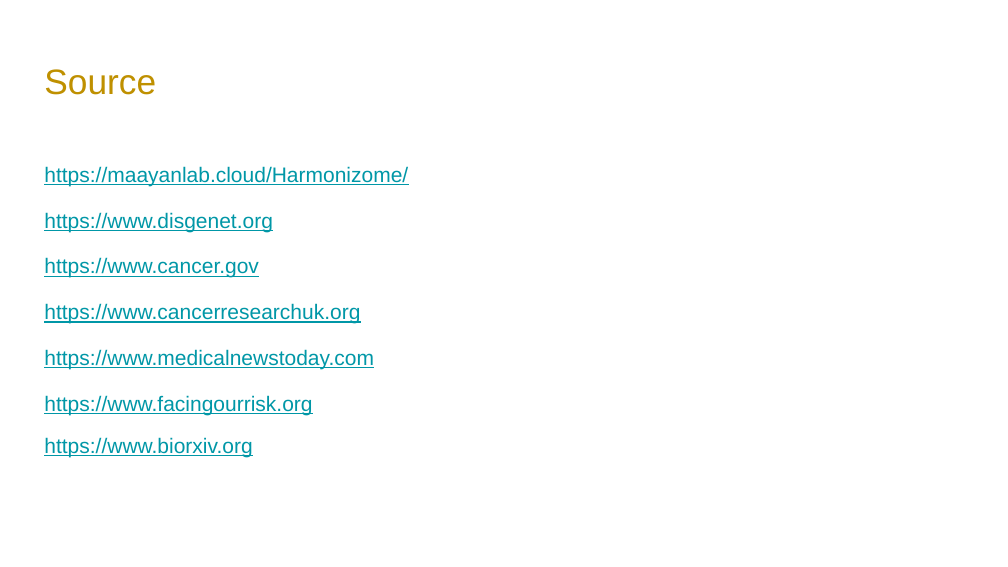
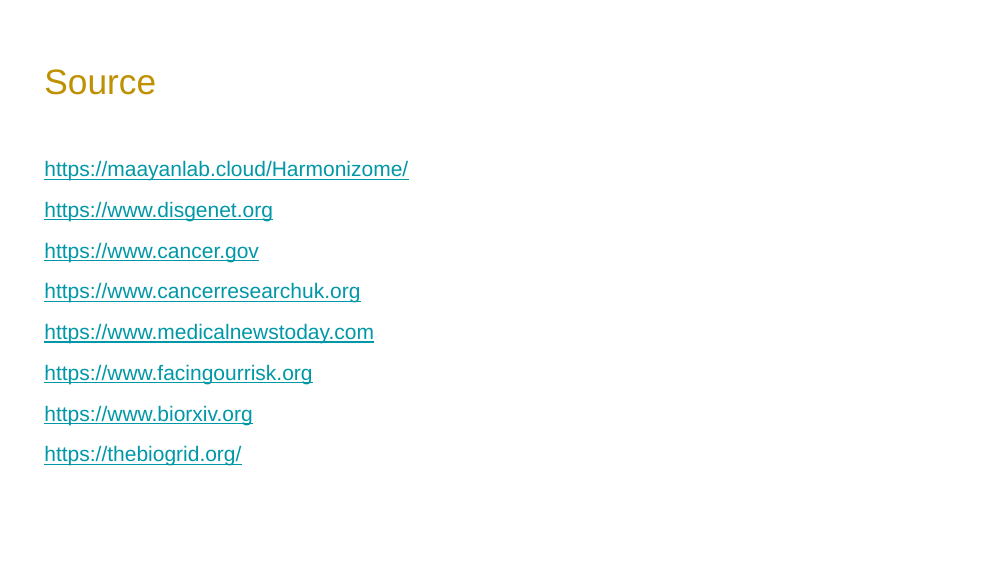
Before and after one commit to TerezaRosier/Prediction-of-Breast-Cancer-Related-Genes-Proteins-Using-Machine-Learning, a slide deck: slide 12 of BREAST CANCER - final.pptx (slide 11 before the commit). Drawn at 1008x567 pixels with LibreOffice and Linux fonts; fonts in the diff are those of the drawing; background and template pictures are left out. Boxes give left, top, right and bottom in pixels: in the first picture for what was removed or moved away, otherwise in the second. Text is boxed around its words. In the diff, an @@ line names an element or a change of style, - is before the commit and + after.

```diff
--- a/BREAST CANCER - final.pptx
+++ b/BREAST CANCER - final.pptx
@@ text at box(44, 160, 408, 425): line spacing 1.15 to 0.95; line spacing 1 to 0.95 @@
@@ text at box(44, 445, 241, 466): paragraph added @@
+https://thebiogrid.org/
```
Also in this commit, not shown: 4 other slides changed, 2 slides added.
